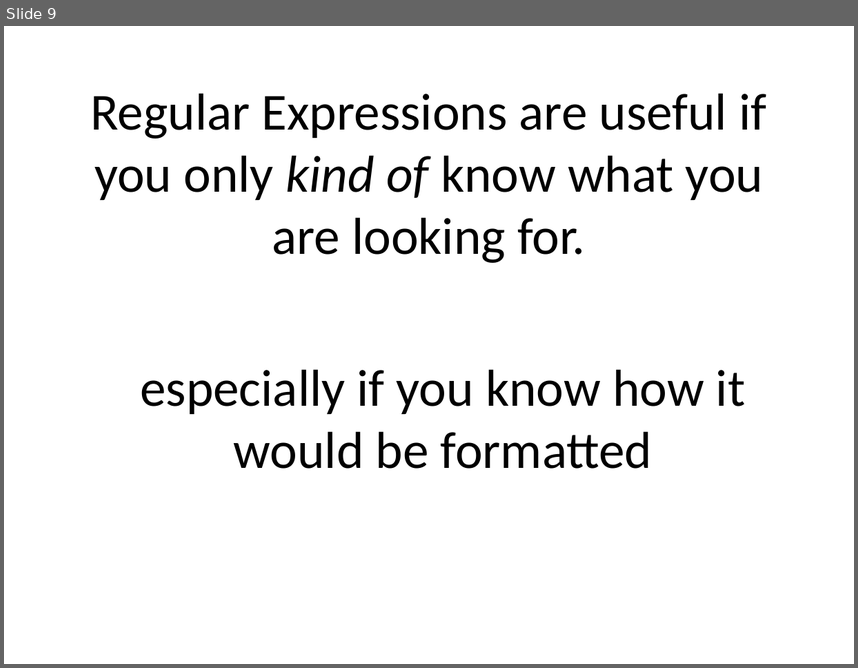
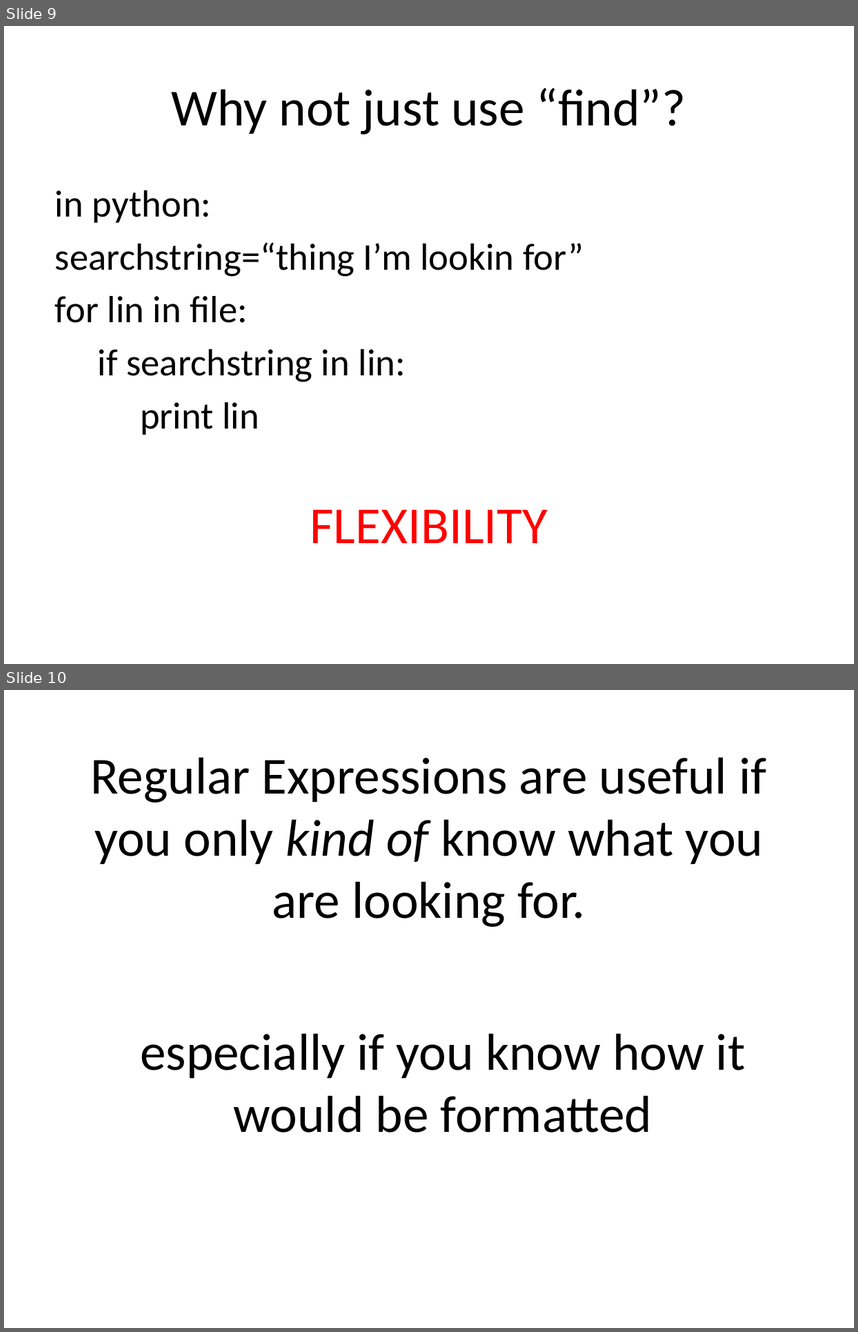
Before and after one commit to swcarpentry/DEPRECATED-boot-camps, a slide deck: regex/RegExEJM.pptx. Shown one above the other, each under a label of ours: slide 9 before the commit, slides 9 and 10 after it. The pictures are 858x668 and 858x1332 pixels, drawn with LibreOffice and Linux fonts; fonts in the diff are those of the drawing. Boxes give left, top, right and bottom in pixels: in the first picture for what was removed or moved away, otherwise in the second. Text is boxed around its words. In the diff, an @@ line names an element or a change of style, - is before the commit and + after.

```diff
--- a/regex/RegExEJM.pptx
+++ b/regex/RegExEJM.pptx
@@ slide 9 added at bbox=[4, 26, 854, 664], background #FFFFFF @@
@@ title added at bbox=[171, 88, 686, 134], 44 pt, text #000000 @@
+Why not just use “find”?
@@ text added at bbox=[55, 190, 584, 434], 32 pt, text #000000 @@
+in python:
+searchstring=“thing I’m lookin for”
+for lin in file:
+if searchstring in lin:
+print lin
@@ text added at bbox=[310, 509, 548, 543], 44 pt, text #FF0000 @@
+FLEXIBILITY
@@ what was slide 9 is now slide 10 @@
```
Also in this commit, not shown: 6 slides changed, 1 other slide added, 2 other files.
